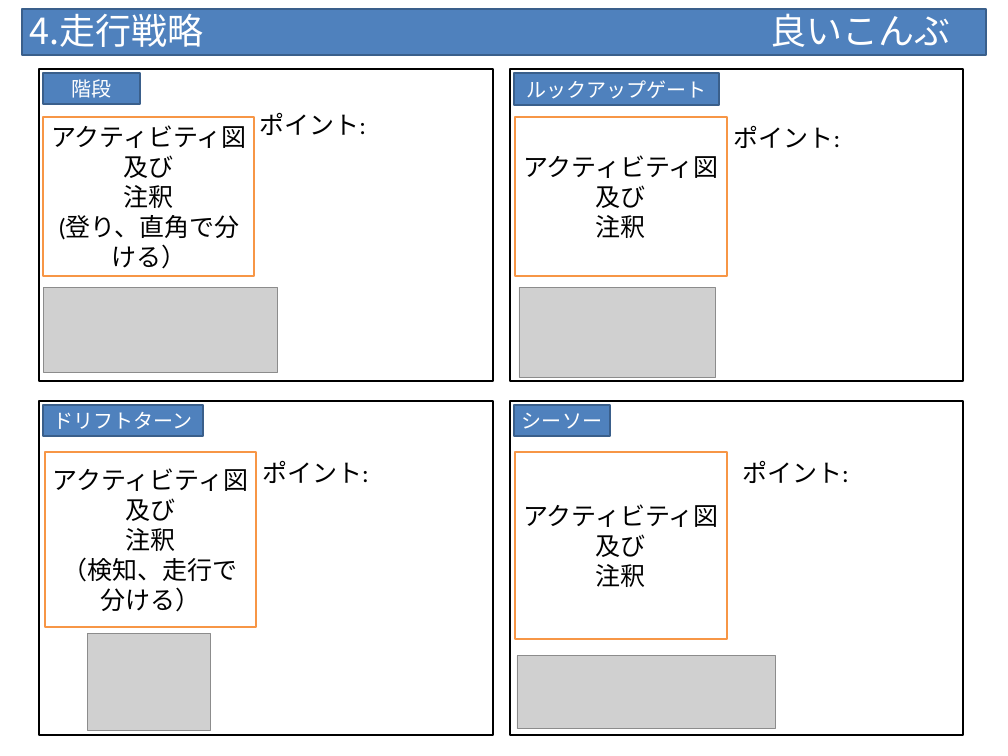
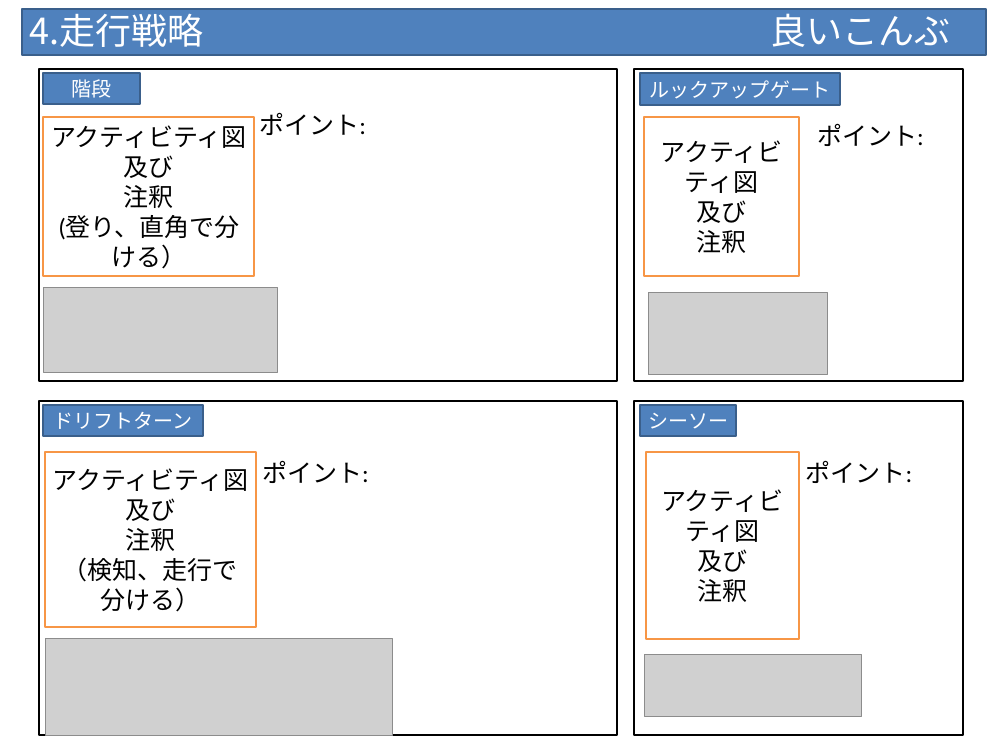
Before and after one commit to class-snct-rikitakelab/e-konbu2012, a slide deck: slide 2 of models/N_MURA.pptx. Drawn at 1008x756 pixels with LibreOffice and Linux fonts; fonts in the diff are those of the drawing; grey boxes stand for pictures. Boxes give left, top, right and bottom in pixels: in the first picture for what was removed or moved away, otherwise in the second. Text is boxed around its words. In the diff, an @@ line names an element or a change of style, - is before the commit and + after.

```diff
--- a/models/N_MURA.pptx
+++ b/models/N_MURA.pptx
@@ rectangle: place and size @@
-rectangle at [39,69,492,381]
+rectangle at [39,69,617,381]
@@ rectangle: place and size @@
-rectangle at [510,69,963,381]
+rectangle at [634,69,963,381]
@@ rectangle "ルックアップゲート": place and size @@
-rectangle "ルックアップゲート" at [514,73,719,105]
+rectangle "ルックアップゲート" at [640,73,840,105]
@@ rectangle "アクティビティ図": place and size @@
-rectangle "アクティビティ図" at [516,117,726,276]
+rectangle "アクティビティ図" at [644,117,799,276]
@@ text "ポイント:": place and size @@
-text "ポイント:" at [734,125,841,148]
+text "ポイント:" at [817,123,924,146]
@@ picture: place and size @@
-picture at [519,287,716,377]
+picture at [648,292,827,374]
@@ rectangle: place and size @@
-rectangle at [39,400,492,735]
+rectangle at [39,400,617,735]
@@ rectangle: place and size @@
-rectangle at [510,400,963,735]
+rectangle at [634,400,963,735]
@@ rectangle "シーソー": place and size @@
-rectangle "シーソー" at [514,405,611,436]
+rectangle "シーソー" at [640,405,737,436]
@@ rectangle "アクティビティ図": place and size @@
-rectangle "アクティビティ図" at [516,451,726,639]
+rectangle "アクティビティ図" at [646,451,799,639]
@@ text "ポイント:": place and size @@
-text "ポイント:" at [742,460,849,483]
+text "ポイント:" at [806,460,913,483]
@@ picture added at [45,639,392,735] @@
@@ picture removed at [87,633,210,730] @@
@@ picture: place and size @@
-picture at [517,656,775,729]
+picture at [644,654,861,716]
```
Also in this commit, not shown: 5 other files.
